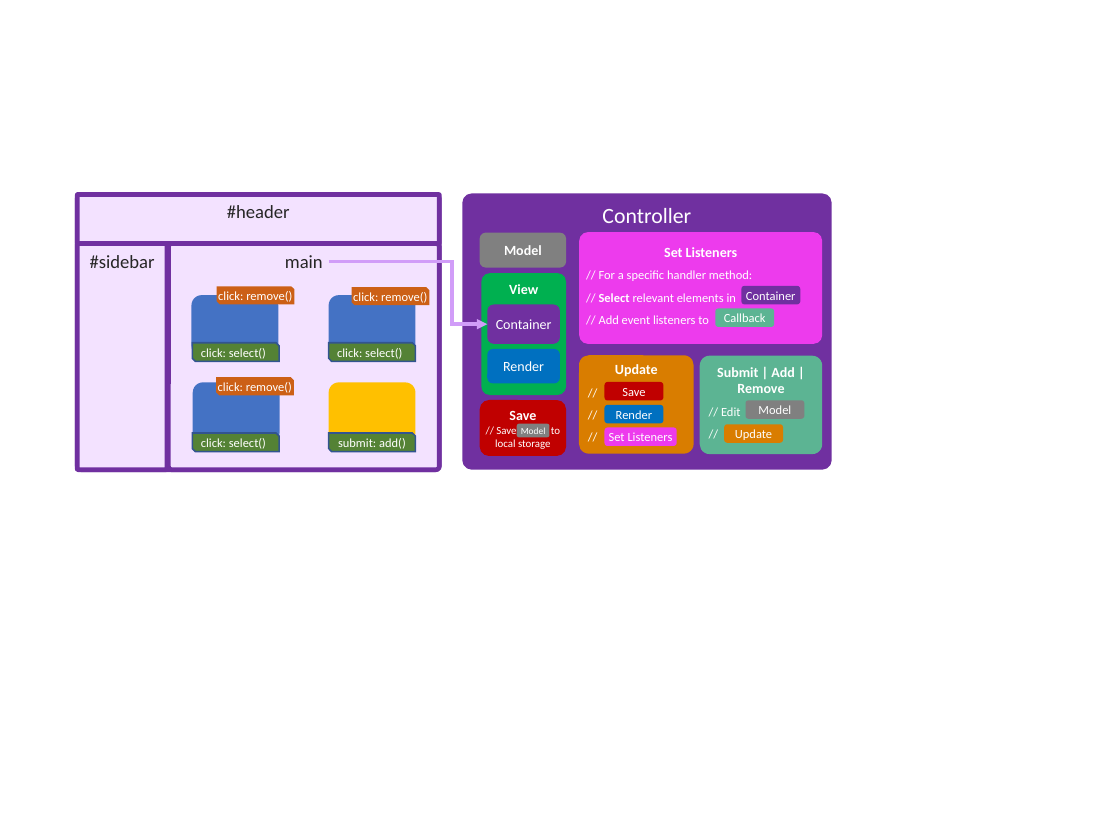
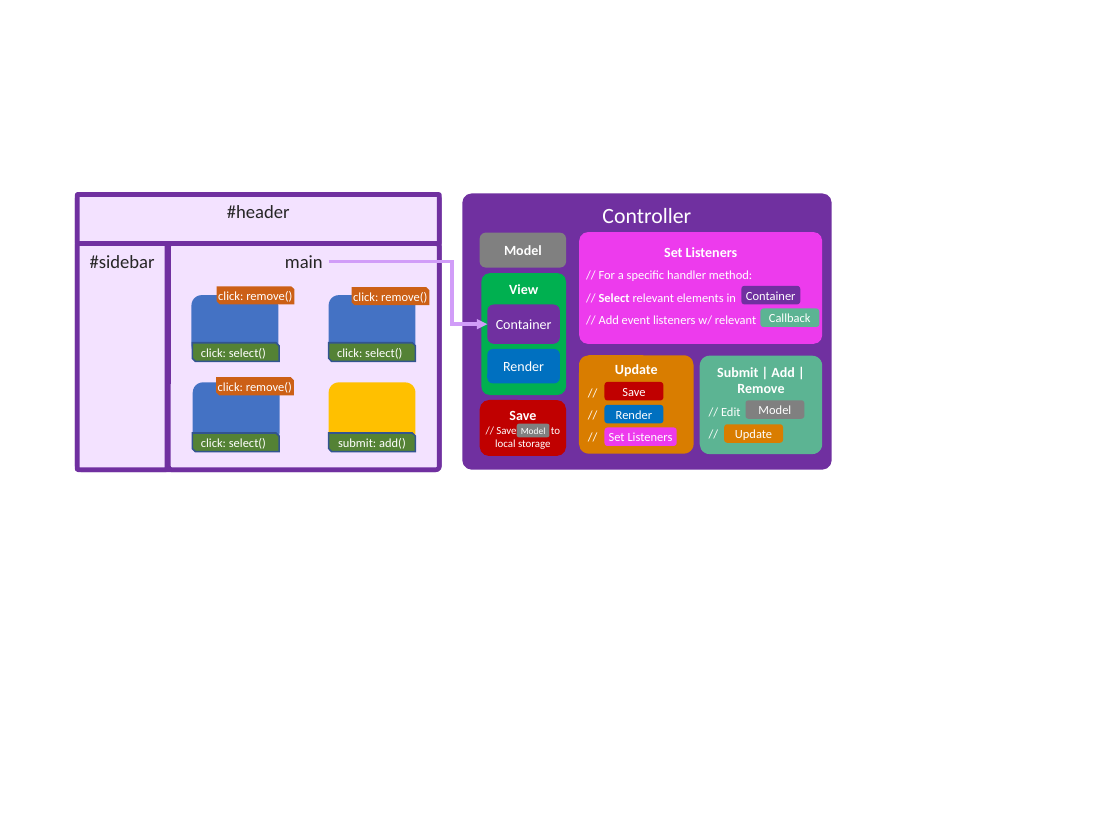
Before and after one commit to KhaledElmorsy/js-todo-app, a slide deck: slide 3 of diagrams/source.pptx. Drawn at 1120x840 pixels with LibreOffice and Linux fonts; fonts in the diff are those of the drawing. Boxes give left, top, right and bottom in pixels: in the first picture for what was removed or moved away, otherwise in the second. Text is boxed around its words. In the diff, an @@ line names an element or a change of style, - is before the commit and + after.

```diff
--- a/diagrams/source.pptx
+++ b/diagrams/source.pptx
@@ text in rounded rectangle at <box>599,315,756,325</box>: text changed @@
-// Add event listeners to
+// Add event listeners w/ relevant
@@ rounded rectangle "Callback": place and size @@
-rounded rectangle "Callback" at <box>716,308,775,327</box>
+rounded rectangle "Callback" at <box>760,308,820,327</box>
```
Also in this commit, not shown: 1 other file.
